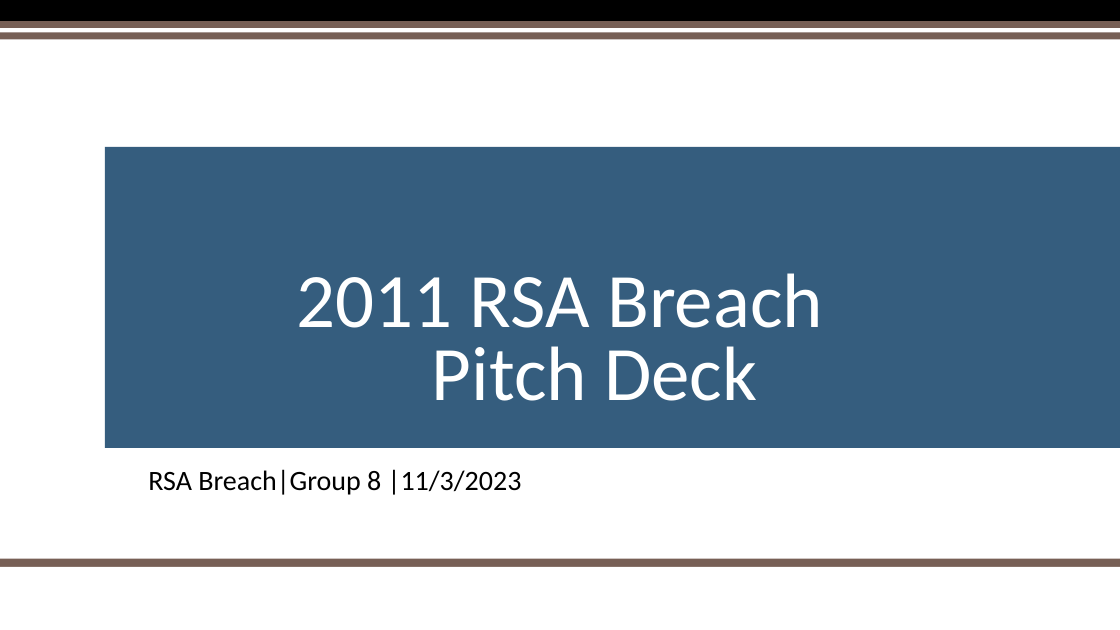
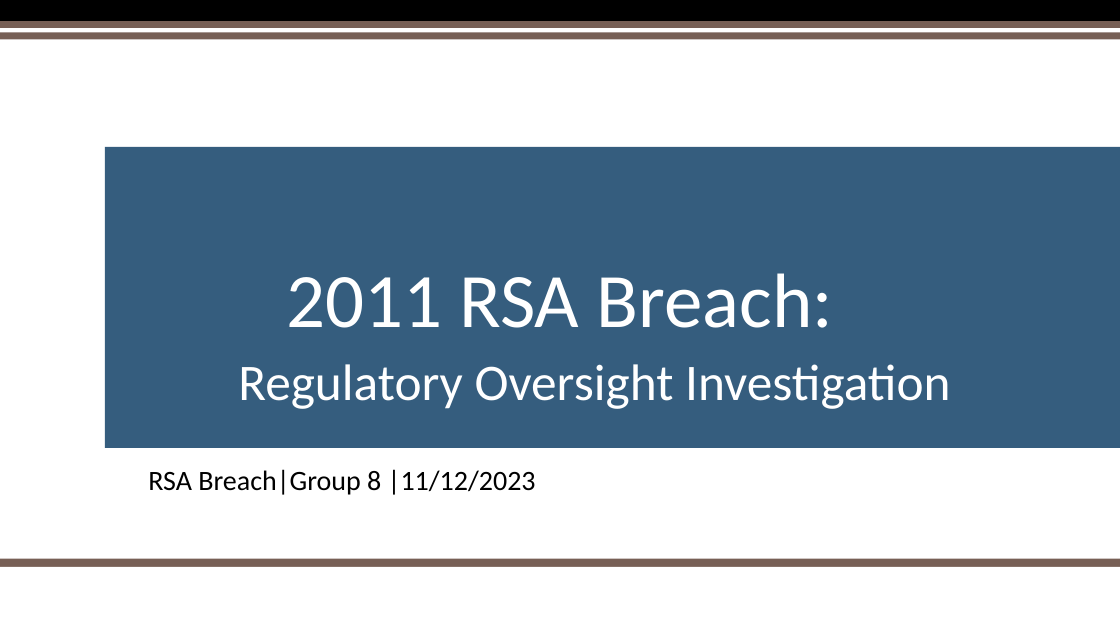
Before and after one commit to 0xTestbuild/IncidentResponseTeam8, a slide deck: slide 1 of lastname_Team8_FA_SlideDeck.pptx. Drawn at 1120x630 pixels with LibreOffice and Linux fonts; fonts in the diff are those of the drawing; background and template pictures are left out. Boxes give left, top, right and bottom in pixels: in the first picture for what was removed or moved away, otherwise in the second. Text is boxed around its words. In the diff, an @@ line names an element or a change of style, - is before the commit and + after.

```diff
--- a/lastname_Team8_FA_SlideDeck.pptx
+++ b/lastname_Team8_FA_SlideDeck.pptx
@@ title at <box>238,273,950,409</box>: text changed; size 66 to 44 pt @@
-2011 RSA Breach
-Pitch Deck
+2011 RSA Breach:
+Regulatory Oversight Investigation
@@ subtitle at <box>148,469,536,495</box>: text changed @@
-RSA Breach|Group 8 |11/3/2023
+RSA Breach|Group 8 |11/12/2023
```
Also in this commit, not shown: 13 slides added, 1 slide removed.
